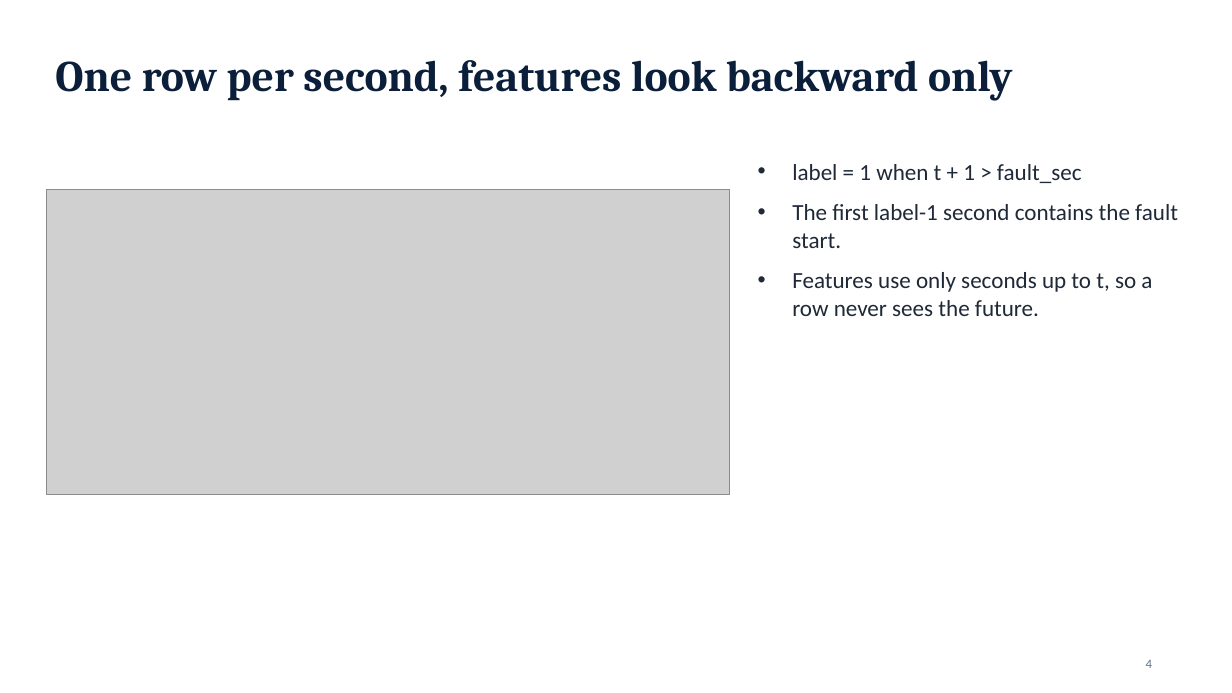
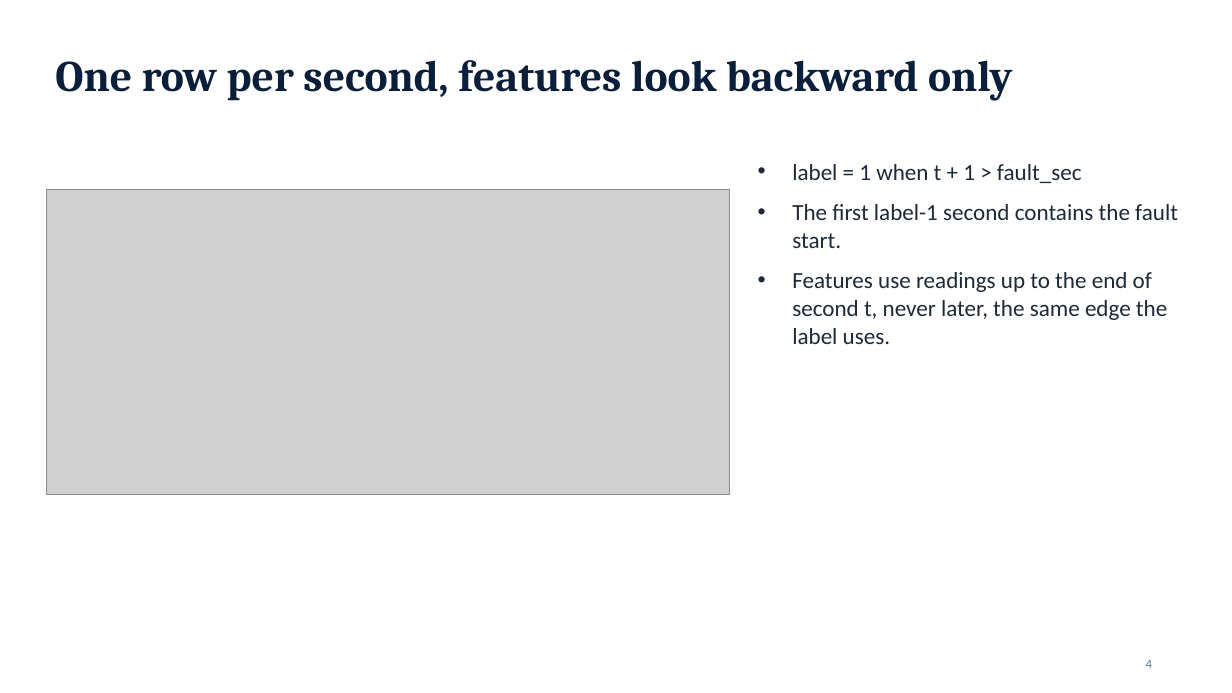
Before and after one commit to PhamAnhHoangg/alfa-fault-detection, a slide deck: slide 4 of docs/ALFA_fault_detection_presentation.pptx. Drawn at 1232x693 pixels with LibreOffice and Linux fonts; fonts in the diff are those of the drawing; grey boxes stand for pictures. Boxes give left, top, right and bottom in pixels: in the first picture for what was removed or moved away, otherwise in the second. Text is boxed around its words. In the diff, an @@ line names an element or a change of style, - is before the commit and + after.

Commit message:
Update presentation: new pictures, checks slide, wording fixes

```diff
--- a/docs/ALFA_fault_detection_presentation.pptx
+++ b/docs/ALFA_fault_detection_presentation.pptx
@@ text at <box>792,272,1167,344</box>: text changed @@
-• Features use only seconds up to t, so a row never sees the future.
+• Features use readings up to the end of second t, never later, the same edge the label uses.
```
Also in this commit, not shown: 2 other slides changed, 1 slide added, 1 other file.
